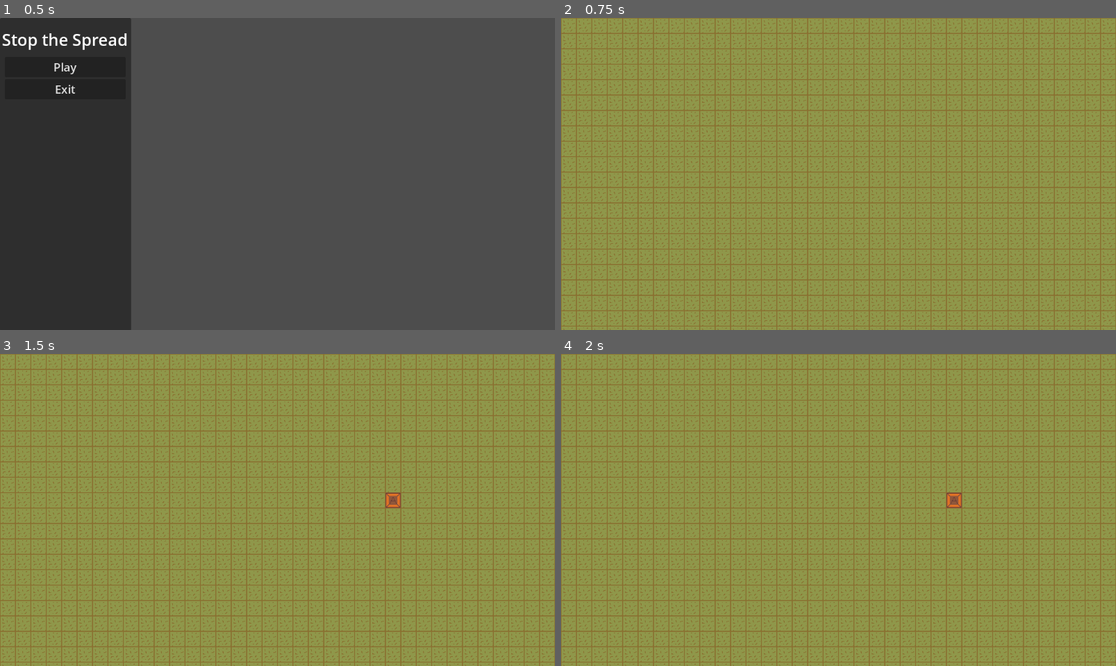
Above: before the commit, frames 1-4 (two rows, left to right).
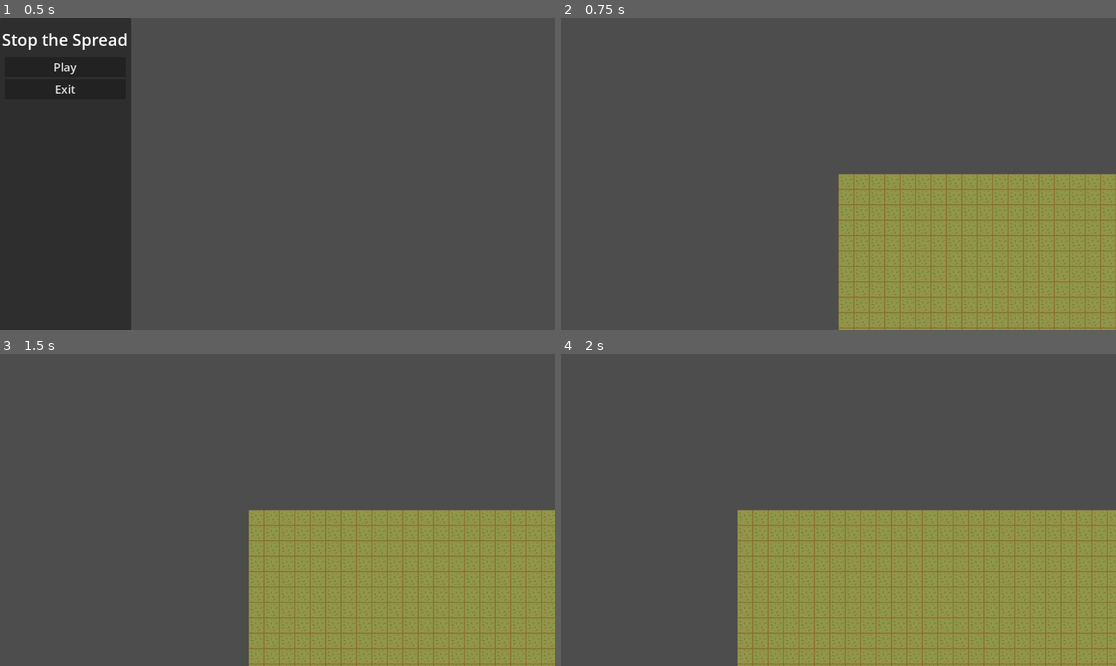
Above: after the commit, the same moments.

Repository: AbstractMelon/HourGame
Game: Godot game, scene res://scenes/main_menu.tscn
Two runs of this game, one before a commit and one after it. Both use one fixed random seed, a clock stepped at 60 frames per second and the inputs below.
Inputs (mouse positions are in pixels of both pictures, inside the frame that each line leads up to):
- Up to frame 1 (0.5 s): no input
- Up to frame 2 (0.75 s): click "Play" at 0.5 s
- Up to frame 3 (1.5 s): tap Enter at 1.25 s; move the mouse to (399, 494) at 1.27 s; hold D (pan_right) from 1.28 s (still down); hold Right mouse button (move_camera_mouse) from 1.28 s (still down); click (399, 494) at 1.42 s
- Up to frame 4 (2 s): keep holding D (pan_right); keep holding Right mouse button (move_camera_mouse)

Frame 1 is identical in both runs. In frame 2, 80% of the frame differs, in the area x 0-100%, y 0-100%; in frame 3, 80%; in frame 4, 74%.

Commit message:
Fix lag issues

Diff:
--- a/project.godot
+++ b/project.godot
@@ -58,3 +58,13 @@
 , Object(InputEventKey,"resource_local_to_scene":false,"resource_name":"","device":-1,"window_id":0,"alt_pressed":false …(182 unchanged characters)…
 ]
 }
+wheel_up={
+"deadzone": 0.2,
+"events": [Object(InputEventMouseButton,"resource_local_to_scene":false,"resource_name":"","device":-1,"window_id":0,"alt_pressed":false,"shift_pressed":false,"ctrl_pressed":false,"meta_pressed":false,"button_mask":0,"position":Vector2(0, 0),"global_position":Vector2(0, 0),"factor":1.0,"button_index":4,"canceled":false,"pressed":false,"double_click":false,"script":null)
+]
+}
+wheel_down={
+"deadzone": 0.2,
+"events": [Object(InputEventMouseButton,"resource_local_to_scene":false,"resource_name":"","device":-1,"window_id":0,"alt_pressed":false,"shift_pressed":false,"ctrl_pressed":false,"meta_pressed":false,"button_mask":0,"position":Vector2(0, 0),"global_position":Vector2(0, 0),"factor":1.0,"button_index":5,"canceled":false,"pressed":false,"double_click":false,"script":null)
+]
+}
--- a/scenes/main.tscn
+++ b/scenes/main.tscn
@@ -1,7 +1,8 @@
-[gd_scene load_steps=3 format=3 uid="uid://rvrb2u87rciw"]
+[gd_scene load_steps=4 format=3 uid="uid://rvrb2u87rciw"]
 
 [ext_resource type="Script" uid="uid://7ud1viyl2ku3" path="res://scripts/game_handler.gd" id="1_o5qli"]
 [ext_resource type="TileSet" uid="uid://bv7uf73jrn8fo" path="res://assets/tiles/tiles.tres" id="2_tileset"]
+[ext_resource type="PackedScene" uid="uid://da205de5ahe25" path="res://scenes/player.tscn" id="3_sugp2"]
 
 [node name="Main" type="Node2D"]
 
@@ -20,3 +21,5 @@
 [node name="EvilLayer" type="TileMapLayer" parent="GameManager/TileMapLayers"]
 z_index = 1
 tile_set = ExtResource("2_tileset")
+
+[node name="Player" parent="." instance=ExtResource("3_sugp2")]
--- a/scripts/game_handler.gd
+++ b/scripts/game_handler.gd
@@ -4,8 +4,8 @@
 signal evil_cleared
 signal game_over
 
-@export var world_size: Vector2i = Vector2i(256, 256)
-@export var evil_spread_interval: float = 1.0
+@export var world_size: Vector2i = Vector2i(128, 128)
+@export var evil_spread_interval: float = 0.1
 @export var player_block_type: int = 1
 @export var evil_block_type: int = 2
 @export var empty_tile: int = -1
@@ -15,10 +15,14 @@
 @onready var block_layer: TileMapLayer = $TileMapLayers/BlockLayer
 @onready var evil_layer: TileMapLayer = $TileMapLayers/EvilLayer
 
-var evil_tiles: Array[Vector2i] = []
-var player_blocks: Array[Vector2i] = []
+# Use Dictionary for O(1) lookups instead of Array.has() which is O(n)
+var evil_tiles: Dictionary = {}
+var player_blocks: Dictionary = {}
 var spread_timer: float = 0.0
 var game_active: bool = true
+
+# Cache frequently used directions
+const DIRECTIONS = [Vector2i(0, 1), Vector2i(0, -1), Vector2i(1, 0), Vector2i(-1, 0)]
 
 func _ready():
 	setup_world()
@@ -33,42 +37,58 @@
 		spread_timer = 0.0
 		spread_evil()
 
-	check_win_condition()
+	# Only check win condition occasionally to reduce overhead
+	if spread_timer == 0.0:  # Only when evil spreads
+		check_win_condition()
 
 func setup_world():
-	# Initialize ground layer with base tiles
+	# Batch initialize ground layer for better performance
+	var cells_to_set: Array[Vector2i] = []
+	var source_ids: Array[int] = []
+	var atlas_coords: Array[Vector2i] = []
+
 	for x in world_size.x:
 		for y in world_size.y:
-			ground_layer.set_cell(Vector2i(x, y), 0, Vector2i(0, 0))
+			cells_to_set.append(Vector2i(x, y))
+			source_ids.append(0)
+			atlas_coords.append(Vector2i(0, 0))
+
+	# Use set_cells_terrain_connect for batch operations if available
+	# Otherwise fall back to individual calls
+	for i in cells_to_set.size():
+		ground_layer.set_cell(cells_to_set[i], source_ids[i], atlas_coords[i])
 
 func spawn_initial_evil():
-	# Spawn evil in random locations or specific pattern
-	var evil_count = 20
-	for i in evil_count:
+	# Spawn evil in random locations
+	var evil_count = 10
+	var attempts = 0
+	var max_attempts = evil_count * 3  # Prevent infinite loops
+
+	while evil_tiles.size() < evil_count and attempts < max_attempts:
 		var pos = Vector2i(
 			randi() % world_size.x,
 			randi() % world_size.y
 		)
-		place_evil_tile(pos)
+		if not player_blocks.has(pos):
+			place_evil_tile(pos)
+		attempts += 1
 
 func place_evil_tile(pos: Vector2i):
-	if is_valid_position(pos) and not has_player_block(pos):
+	if is_valid_position(pos) and not player_blocks.has(pos):
 		evil_layer.set_cell(pos, 0, Vector2i(evil_block_type, 0))
-		if pos not in evil_tiles:
-			evil_tiles.append(pos)
+		evil_tiles[pos] = true
 
 func place_player_block(pos: Vector2i) -> bool:
 	if not is_valid_position(pos):
 		return false
 
 	# Remove evil if present
-	if has_evil_tile(pos):
+	if evil_tiles.has(pos):
 		remove_evil_tile(pos)
 
 	# Place player block
 	block_layer.set_cell(pos, 0, Vector2i(player_block_type, 0))
-	if pos not in player_blocks:
-		player_blocks.append(pos)
+	player_blocks[pos] = true
 
 	return true
 
@@ -77,10 +97,10 @@
 	evil_tiles.erase(pos)
 
 func has_evil_tile(pos: Vector2i) -> bool:
-	return pos in evil_tiles
+	return evil_tiles.has(pos)
 
 func has_player_block(pos: Vector2i) -> bool:
-	return pos in player_blocks
+	return player_blocks.has(pos)
 
 func is_valid_position(pos: Vector2i) -> bool:
 	return pos.x >= 0 and pos.x < world_size.x and pos.y >= 0 and pos.y < world_size.y
@@ -88,21 +108,21 @@
 func spread_evil():
 	var new_evil_positions: Array[Vector2i] = []
 
+	# Process evil spreading more efficiently
 	for evil_pos in evil_tiles:
+		# Early exit if we have too many new positions to prevent frame drops
+		if new_evil_positions.size() > 100:  # Limit spread per frame
+			break
+
 		# Check adjacent tiles for spreading
-		var directions = [
-			Vector2i(0, 1), Vector2i(0, -1),
-			Vector2i(1, 0), Vector2i(-1, 0)
-		]
-
-		for direction in directions:
+		for direction in DIRECTIONS:
 			var new_pos = evil_pos + direction
-			if is_valid_position(new_pos) and not has_evil_tile(new_pos) and not has_player_block(new_pos):
+			if is_valid_position(new_pos) and not evil_tiles.has(new_pos) and not player_blocks.has(new_pos):
 				# Random chance to spread
 				if randf() < 0.3:
 					new_evil_positions.append(new_pos)
 
-	# Apply new evil tiles
+	# Apply new evil tiles in batches if possible
 	for pos in new_evil_positions:
 		place_evil_tile(pos)
 
